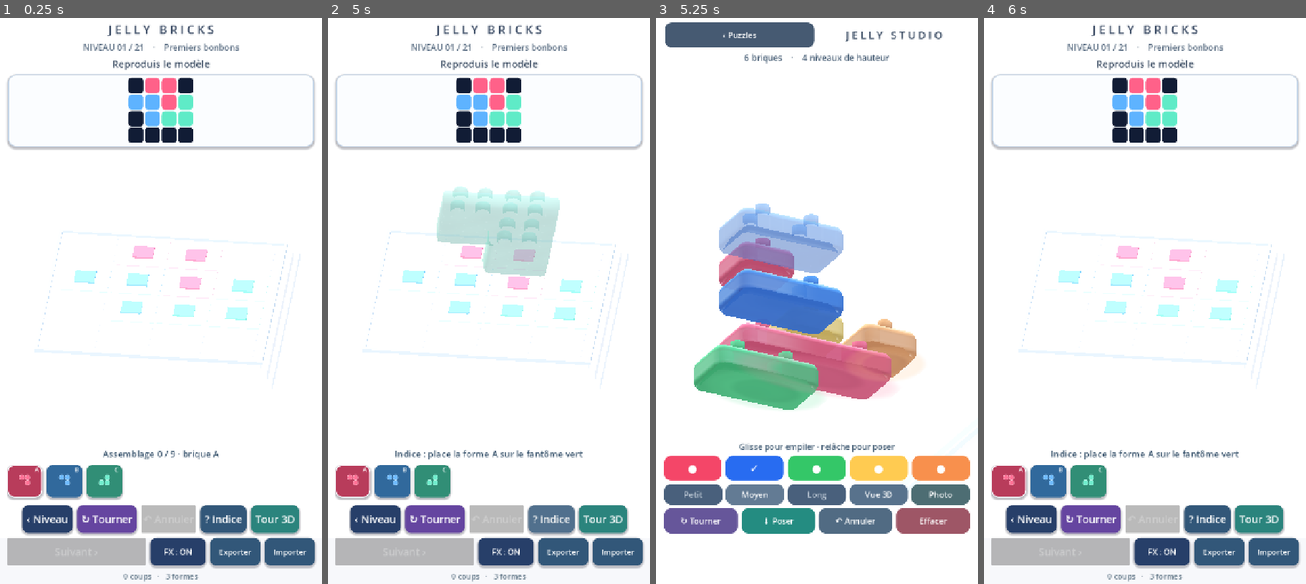
Above: before the commit, frames 1-4 (left to right).
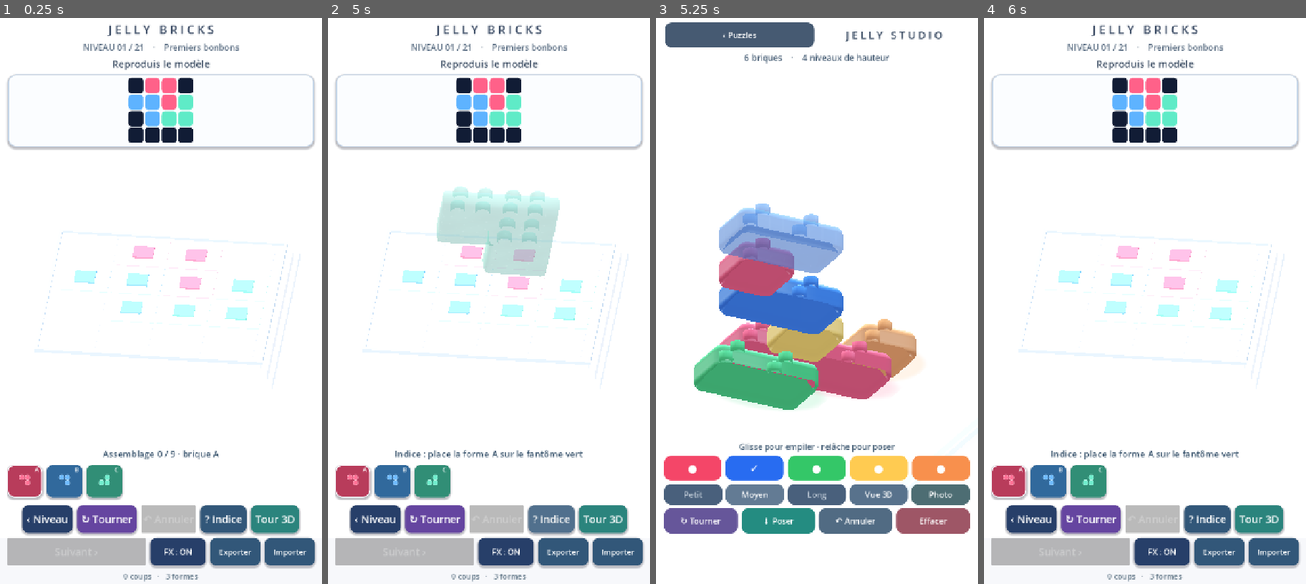
Above: after the commit, the same moments.

Repository: dbrckk/Jelly-bricks
Game: Godot game, scene res://scenes/main.tscn
Same seed, same stepped clock (60 frames per second), same inputs: the game is played once before the commit and once after it.
Inputs (mouse positions are in pixels of both pictures, inside the frame that each line leads up to):
- Up to frame 1 (0.25 s): no input
- Up to frame 2 (5 s): click (353, 482) at 0.52 s; click (392, 482) at 1.27 s; click (431, 482) at 2.02 s; click "‹ Niveau" at 2.75 s; click "↻ Tourner" at 3.5 s; click "? Indice" at 4.25 s
- Up to frame 3 (5.25 s): click "Tour 3D" at 5 s
- Up to frame 4 (6 s): click "‹ Puzzles" at 5.75 s

Frames 1-2 are identical in both runs. In frame 3, 3.0% of the frame differs, in the area x 19-74%, y 39-67%; in frame 4, nothing differs.

Commit message:
feat(jelly-optics): test stronger center transparency with denser Fresnel edges in native-godot/shaders/jelly.gdshader

Diff:
--- a/native-godot/shaders/jelly.gdshader
+++ b/native-godot/shaders/jelly.gdshader
@@ -503,7 +503,7 @@
     // Studio candy must appear deeply colored, not fade into its white
     // background. Keep modest transmission in front-facing surfaces and
     // almost-solid rounded edges. No expensive screen-space refraction.
-    float studio_alpha = gel_opacity + fresnel * .06 -
+    float studio_alpha = gel_opacity + fresnel * .16 -
         facing * (1.0 - studio_pigment) * .065;
     float puzzle_alpha = gel_opacity + fresnel * .023;
     float light_path_alpha = optical_depth * studio_glass *
